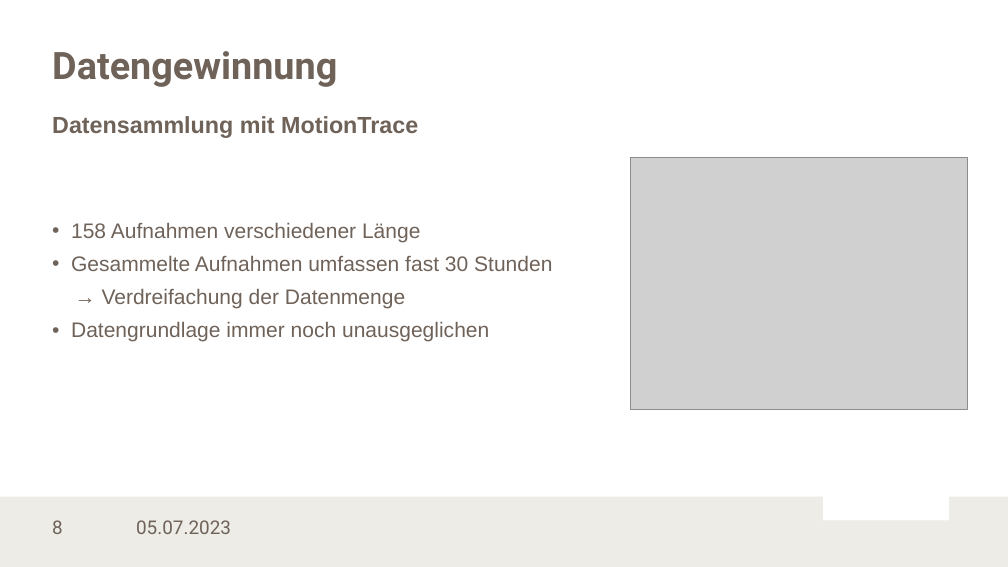
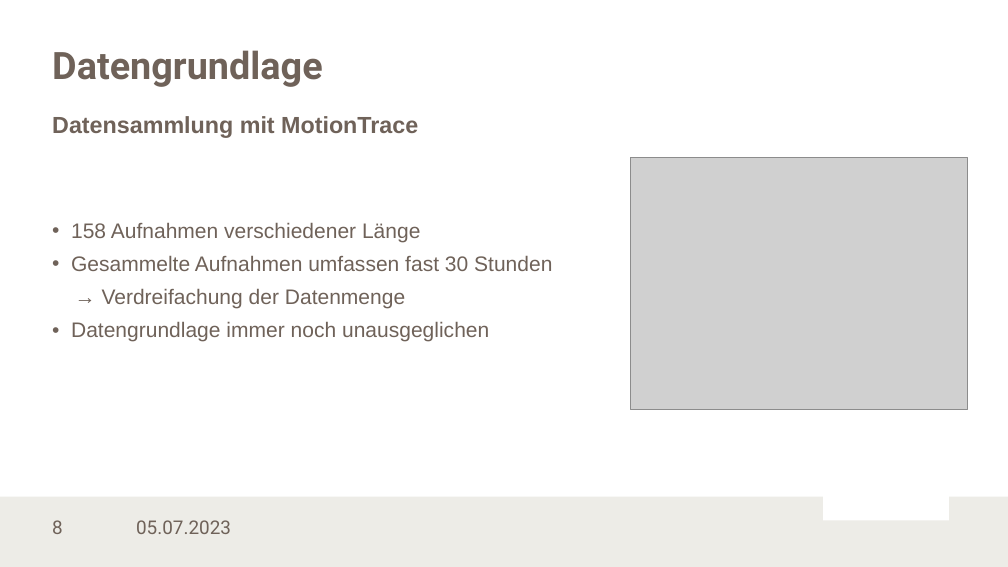
Before and after one commit to LennartKoepper/Bachelor-Thesis, a slide deck: slide 8 of Seminar/Bachelorseminar_02-07-2023.pptx. Drawn at 1008x567 pixels with LibreOffice and Linux fonts; fonts in the diff are those of the drawing; grey boxes stand for pictures; background and template pictures are left out. Boxes give left, top, right and bottom in pixels: in the first picture for what was removed or moved away, otherwise in the second. Text is boxed around its words. In the diff, an @@ line names an element or a change of style, - is before the commit and + after.

```diff
--- a/Seminar/Bachelorseminar_02-07-2023.pptx
+++ b/Seminar/Bachelorseminar_02-07-2023.pptx
@@ title at [52,50,322,87]: text changed @@
-Datengewinnung
+Datengrundlage
```
Also in this commit, not shown: 8 other slides changed.
